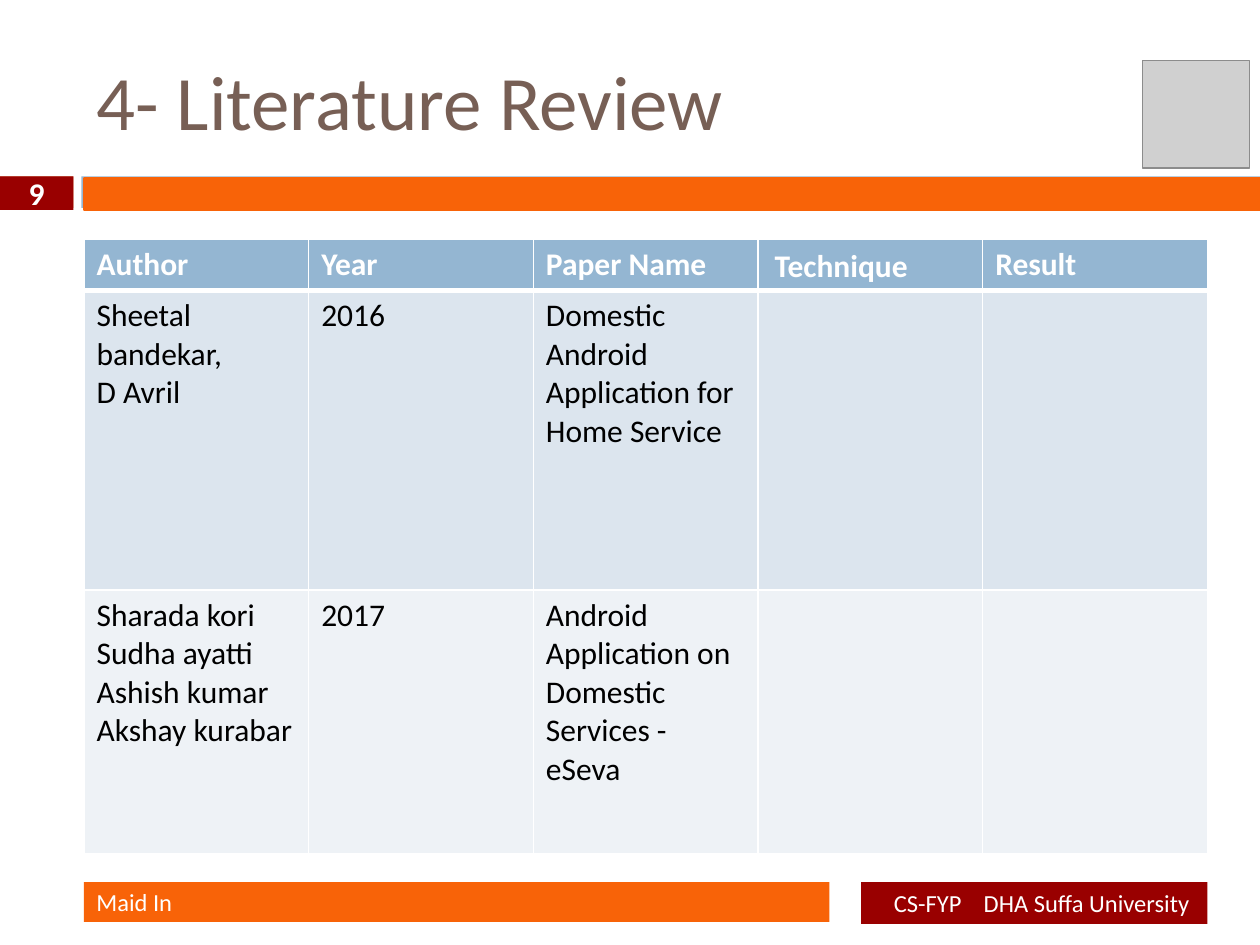
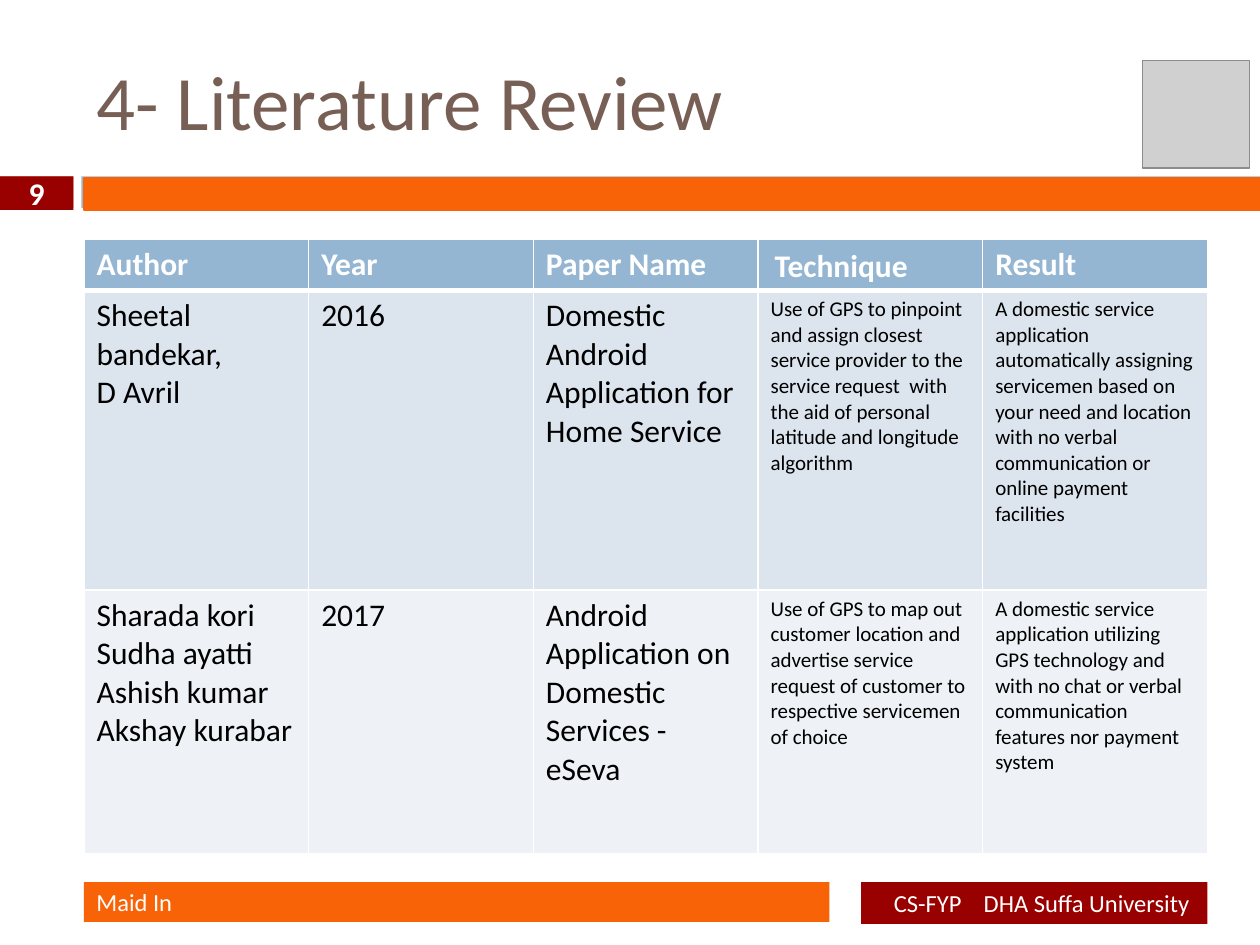
Before and after one commit to poorab21/Maid_In-FYP-, a slide deck: slide 9 of Maid In Proposal Defence Document.pptx. Drawn at 1260x945 pixels with LibreOffice and Linux fonts; fonts in the diff are those of the drawing; grey boxes stand for pictures; background and template pictures are left out. Boxes give left, top, right and bottom in pixels: in the first picture for what was removed or moved away, otherwise in the second. Text is boxed around its words. In the diff, an @@ line names an element or a change of style, - is before the commit and + after.

```diff
--- a/Maid In Proposal Defence Document.pptx
+++ b/Maid In Proposal Defence Document.pptx
@@ table at box(84, 239, 1206, 853) @@
-row 2, column 4: 
+row 2, column 4: Use of GPS to pinpoint and assign closest service provider to the service request with the aid of personal latitude and longitude algorithm
-row 2, column 5: 
+row 2, column 5: A domestic service application automatically assigning servicemen based on your need and location with no verbal communication or online payment facilities
-row 3, column 4: 
+row 3, column 4: Use of GPS to map out customer location and advertise service request of customer to respective servicemen of choice
-row 3, column 5: 
+row 3, column 5: A domestic service application utilizing GPS technology and with no chat or verbal communication features nor payment system
```
Also in this commit, not shown: 1 other slide changed.
